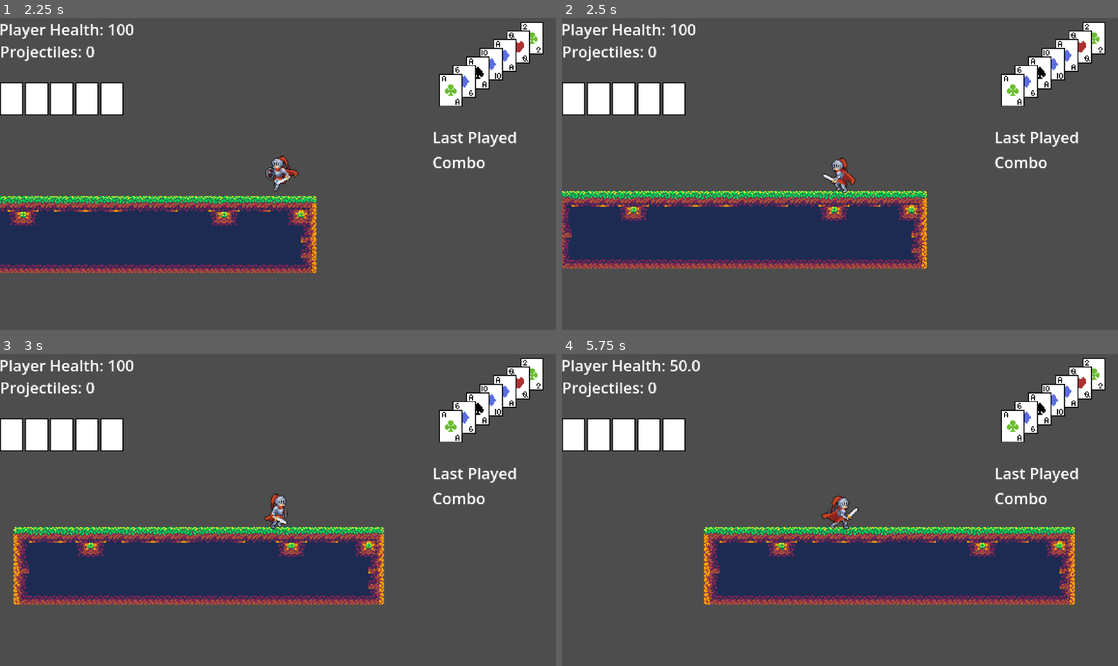
Above: before the commit, frames 1-4 (two rows, left to right).
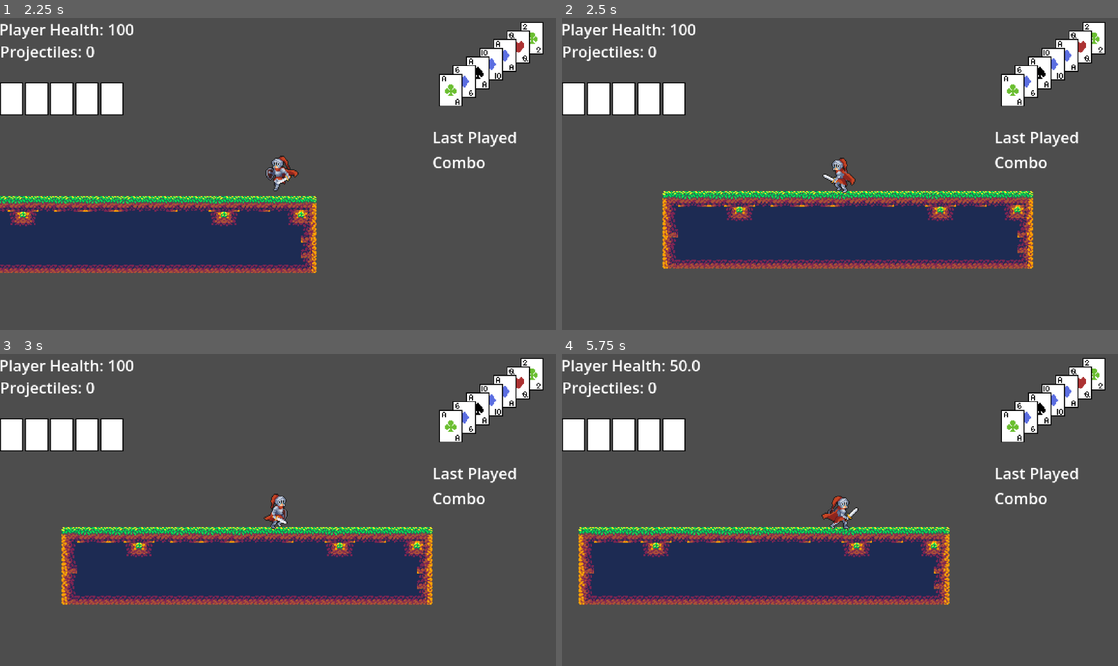
Above: after the commit, the same moments.

Repository: kli007/Bluff-All-In
Game: Godot game, scene res://main.tscn
The game is run twice, just before and just after one commit, with the same random seed, the same clock (stepped at 60 frames per second) and the same inputs.
Inputs (mouse positions are in pixels of both pictures, inside the frame that each line leads up to):
- Up to frame 1 (2.25 s): tap Enter (Showdown) at 0.5 s; move the mouse to (400, 158) at 0.52 s; hold Shift (Burn) 0.53-1.28 s; hold D (Move_Right) 0.53-2.03 s; tap Space (Move_Jump) at 0.77, 1.52 s; click (400, 158) at 0.8 s; move the mouse to (166, 189) at 1.27 s; click (166, 189) at 1.35 s; tap . (Trick) at 1.55 s; move the mouse to (333, 105) at 2.02 s; hold A (Move_Left) from 2.03 s (still down); hold . (Trick) from 2.03 s (still down)
- Up to frame 2 (2.5 s): keep holding A (Move_Left); keep holding . (Trick); tap Caps Lock (Dash, bound only after the commit) at 2.3 s
- Up to frame 3 (3 s): move the mouse to (250, 572) at 2.77 s; release A (Move_Left) at 2.78 s; release . (Trick) at 2.78 s; hold D (Move_Right) from 2.78 s (still down); tap Caps Lock (Dash, bound only after the commit) at 2.85 s
- Up to frame 4 (5.75 s): tap Space (Move_Jump) at 3.02, 3.77, 4.52 s; tap Shift (Burn) at 3.05, 4.35 s; move the mouse to (1006, 556) at 3.52 s; press the mouse at (1006, 556) at 3.53 s; tap , (Attack) at 3.6 s; move the mouse to (673, 463) at 4.27 s; release D (Move_Right) at 4.28 s; release the mouse at (673, 463) at 4.28 s; hold A (Move_Left) 4.28-5.03 s; tap . (Trick) at 4.55 s; move the mouse to (867, 510) at 5.02 s; hold D (Move_Right) from 5.03 s (still down); tap Delete (Delete, bound only before the commit) at 5.1 s; tap Caps Lock (Dash, bound only after the commit) at 5.3 s

Frame 1 is identical in both runs. In frame 2, 13% of the frame differs, in the area x 0-85%, y 55-81%; in frame 3, 9.0%; in frame 4, 15%, in the area x 2-93%, y 55-81%.

Commit message:
reworked burn mechanic
made it so each burn action is a modifier onto a preexisting action, burn dash-dash, burn heal-showdown. burn jump will be reworked to grapple and is linked to trick. Regular dash and double jump will be their own thing. Also weird bug discovered for dashing using controller

Diff:
--- a/Player/Player.tscn
+++ b/Player/Player.tscn
@@ -141,11 +141,9 @@
 [node name="AttackTimer" type="Timer" parent="." unique_id=2107694017]
 
 [node name="DashTimer" type="Timer" parent="." unique_id=25833316]
+wait_time = 0.2
 
 [node name="TrickTimer" type="Timer" parent="." unique_id=1662899448]
 
-[node name="BurnTimer" type="Timer" parent="." unique_id=491267351]
-wait_time = 0.2
-
 [connection signal="animation_finished" from="AnimationPlayer" to="." method="_on_animation_player_animation_finished"]
-[connection signal="timeout" from="BurnTimer" to="." method="_on_burn_timer_timeout"]
+[connection signal="timeout" from="DashTimer" to="." method="_on_dash_timer_timeout"]
--- a/Player/player.gd
+++ b/Player/player.gd
@@ -7,7 +7,7 @@
 @onready var animNode: Node = $AnimationPlayer
 @onready var deckNode: Node = $DeckManager
 @onready var healthNode: Node = $HealthManager
-@onready var burnTime: Node = $BurnTimer
+@onready var dashTime: Node = $DashTimer
 @onready var projNode: Node = $ProjectileManager
 
 @onready var pendNodes: Array = get_node('%HUD/PendCardsControl/PendCards').get_children()
@@ -18,7 +18,8 @@
 var attack: bool = false
 var direction: float
 var lastDirection: float
-var isBurnDashing: bool = false
+var isDashing: bool = false
+var burnActive: bool = false
 
 var isActioning: bool = false
 
@@ -41,7 +42,7 @@
 
 	controls(delta)
 
-	if isBurnDashing:
+	if isDashing:
 		velocity.x = lastDirection * DashSpeed
 	else:
 		if direction and animNode.name != 'Jump':
@@ -102,16 +103,18 @@
 	if anim_name == "Attack_1":
 		attack = false
 
-func _on_burn_timer_timeout() -> void:
-	isBurnDashing = false
-	velocity.x = 0
 
 func respawn(location: Vector2) -> void:
 	position = location
 
 
+func _on_dash_timer_timeout() -> void:
+	isDashing = false
+	velocity.x = 0
+
+
 func controls(deltaTime: float) -> void:
-	if not isBurnDashing:
+	if not isDashing:
 		direction = Input.get_axis("Move_Left", "Move_Right")
 
 	if direction:
@@ -131,40 +134,47 @@
 			isActioning = true
 
 
-		if Input.is_action_just_pressed("Trick") and projNode.projectileCount and not isActioning:
-			projNode.create_projectile(self, lastDirection, global_position)
-			if not projNode.projectileCount:
-				trickCards()
+		if Input.is_action_just_pressed("Trick") and not isActioning:
+			if burnActive and CardData.checkSpace(playedNodes) < MAX_PLAYED_CARDS:
+				burnCards('jump')
+				burnActive = false
+			elif projNode.projectileCount:
+				projNode.create_projectile(self, lastDirection, global_position)
+				if not projNode.projectileCount:
+					trickCards()
 			isActioning = true
-
-		if Input.is_action_pressed("Trick"):
+		if Input.is_action_pressed("Trick") and not burnActive:
 			projNode.reloadProjectiles(deltaTime)
-
-		if Input.is_action_just_released("Trick"):
+		if Input.is_action_just_released("Trick") and not burnActive:
 			projNode.releaseReload()
 
-	if CardData.checkSpace(playedNodes) <= HEAL_BURN_MINIMUM:
-		if Input.is_action_just_pressed("Burn") and Input.is_action_pressed("Temp") and not isActioning:
-			healthNode.changeHealth(30.0)
-			burnCards('heal')
-			isActioning = true
-
-	if CardData.checkSpace(playedNodes) < MAX_PLAYED_CARDS:
-		if Input.is_action_just_pressed("Burn") and not is_on_floor() and not isActioning:
-			velocity.y = jump_velocity
-			burnCards('jump')
-			isActioning = true
-		elif Input.is_action_just_pressed("Burn") and not isActioning:
-			isBurnDashing = true
+	if Input.is_action_pressed('Burn'):
+		burnActive = true
+	elif Input.is_action_just_released('Burn'):
+		burnActive = false
+
+	if Input.is_action_just_pressed("Dash") and not isActioning:
+		if burnActive and CardData.checkSpace(playedNodes) < MAX_PLAYED_CARDS:
 			burnCards('dash')
-			burnTime.start()
-			isActioning = true
-
-	if CardData.checkSpace(playedNodes) < MAX_PLAYED_CARDS:
-		if Input.is_action_just_pressed("Showdown") and not isActioning:
+			burnActive = false
+		isDashing = true
+		dashTime.start()
+		isActioning = true
+
+	'''velocity.y = jump_velocity
+	burnCards('jump')
+	isActioning = true rework double jump later'''
+
+	if Input.is_action_just_pressed("Showdown") and not isActioning:
+		if burnActive:
+			if CardData.checkSpace(playedNodes) <= HEAL_BURN_MINIMUM:
+				healthNode.changeHealth(30.0)
+				burnCards('heal')
+				burnActive = false
+		elif CardData.checkSpace(playedNodes) < MAX_PLAYED_CARDS:
 			deckNode.checkHand(playedNodes)
 			showdownPlayedCards()
-			isActioning = true
+		isActioning = true
 
 	if Input.is_action_pressed("DeleteHealthDebug"):
 		healthNode.changeHealth(-1.0)
--- a/Save/savegame.tres
+++ b/Save/savegame.tres
@@ -4,42 +4,43 @@
 
 [resource]
 script = ExtResource("1_seo37")
-player_location = Vector2(192.38516, 36.955273)
-current_deck = ["Hearts4", "Spades10", "Diamonds7", "Clubs2", "ClubsJ", "Clubs9", "SpadesJ", "Hearts8", "ClubsQ", "Clubs6", "Spades9", "Diamonds2", "HeartsQ", "Spades5", "SpadesQ", "Clubs4", "DiamondsQ", "ClubsA", "Spades4", "Hearts2", "Diamonds6", "DiamondsK", "Hearts6", "HeartsJ", "HeartsK", "Hearts10", "DiamondsJ", "ClubsK", "Clubs7", "Diamonds4", "Clubs5"]
+player_health = 50.0
+player_location = Vector2(107.23987, 36.956413)
+current_deck = ["Hearts4", "Hearts3", "ClubsK", "ClubsA", "Spades5", "Diamonds2", "Diamonds10", "Diamonds7", "Hearts8", "Spades10", "Diamonds3", "HeartsA", "SpadesQ", "Clubs3", "DiamondsQ", "Spades3", "DiamondsJ", "Clubs7", "Hearts9", "Clubs5", "Spades4"]
 pend_cards = [{
-"rank": "10",
-"suit": "Clubs"
+"rank": "7",
+"suit": "Hearts"
 }, {
 "rank": "A",
 "suit": "Spades"
 }, {
-"rank": "6",
-"suit": "Spades"
-}, {
-"rank": "3",
-"suit": "Diamonds"
-}, {
-"rank": "3",
-"suit": "Spades"
-}, {
-"rank": "K",
-"suit": "Spades"
-}, {
-"rank": "7",
-"suit": "Hearts"
-}]
-played_cards = [{
-"rank": "10",
-"suit": "Hearts"
-}, {
-"rank": "9",
-"suit": "Hearts"
-}, {
 "rank": "J",
 "suit": "Hearts"
 }, {
-"rank": "8",
-"suit": "Hearts"
+"rank": "2",
+"suit": "Spades"
+}, {
+"rank": "9",
+"suit": "Diamonds"
+}, {
+"rank": "7",
+"suit": "Spades"
+}, {
+"rank": "J",
+"suit": "Clubs"
+}]
+played_cards = [{
+"rank": "",
+"suit": ""
+}, {
+"rank": "",
+"suit": ""
+}, {
+"rank": "",
+"suit": ""
+}, {
+"rank": "",
+"suit": ""
 }, {
 "rank": "",
 "suit": ""
--- a/main.tscn
+++ b/main.tscn
@@ -17,9 +17,6 @@
 
 [node name="Player" parent="." unique_id=789404969 instance=ExtResource("2_0xm2m")]
 position = Vector2(99, 16)
-speed = null
-DashSpeed = null
-jump_velocity = null
 
 [node name="RemoteTransform2D" type="RemoteTransform2D" parent="Player" unique_id=226148389]
 remote_path = NodePath("../../Camera2D")
--- a/project.godot
+++ b/project.godot
@@ -33,36 +33,43 @@
 Move_Left={
 "deadzone": 0.2,
 "events": [Object(InputEventKey,"resource_local_to_scene":false,"resource_name":"","device":-1,"window_id":0,"alt_press …(191 unchanged characters)…
+, Object(InputEventJoypadMotion,"resource_local_to_scene":false,"resource_name":"","device":-1,"axis":0,"axis_value":-1.0,"script":null)
 ]
 }
 Move_Right={
 "deadzone": 0.2,
 "events": [Object(InputEventKey,"resource_local_to_scene":false,"resource_name":"","device":-1,"window_id":0,"alt_press …(192 unchanged characters)…
+, Object(InputEventJoypadMotion,"resource_local_to_scene":false,"resource_name":"","device":-1,"axis":0,"axis_value":1.0,"script":null)
 ]
 }
 Move_Jump={
 "deadzone": 0.2,
 "events": [Object(InputEventKey,"resource_local_to_scene":false,"resource_name":"","device":-1,"window_id":0,"alt_press …(191 unchanged characters)…
+, Object(InputEventJoypadButton,"resource_local_to_scene":false,"resource_name":"","device":-1,"button_index":0,"pressure":0.0,"pressed":true,"script":null)
 ]
 }
 Attack={
 "deadzone": 0.2,
 "events": [Object(InputEventKey,"resource_local_to_scene":false,"resource_name":"","device":-1,"window_id":0,"alt_press …(191 unchanged characters)…
+, Object(InputEventJoypadButton,"resource_local_to_scene":false,"resource_name":"","device":-1,"button_index":2,"pressure":0.0,"pressed":true,"script":null)
 ]
 }
 Trick={
 "deadzone": 0.2,
 "events": [Object(InputEventKey,"resource_local_to_scene":false,"resource_name":"","device":-1,"window_id":0,"alt_press …(191 unchanged characters)…
+, Object(InputEventJoypadButton,"resource_local_to_scene":false,"resource_name":"","device":-1,"button_index":3,"pressure":0.0,"pressed":true,"script":null)
 ]
 }
 Burn={
 "deadzone": 0.2,
 "events": [Object(InputEventKey,"resource_local_to_scene":false,"resource_name":"","device":-1,"window_id":0,"alt_press …(195 unchanged characters)…
+, Object(InputEventJoypadMotion,"resource_local_to_scene":false,"resource_name":"","device":-1,"axis":4,"axis_value":1.0,"script":null)
 ]
 }
 Showdown={
 "deadzone": 0.2,
 "events": [Object(InputEventKey,"resource_local_to_scene":false,"resource_name":"","device":-1,"window_id":0,"alt_press …(195 unchanged characters)…
+, Object(InputEventJoypadButton,"resource_local_to_scene":false,"resource_name":"","device":-1,"button_index":1,"pressure":0.0,"pressed":true,"script":null)
 ]
 }
 Combo={
@@ -76,22 +83,32 @@
 }
 Delete={
 "deadzone": 0.2,
-"events": [Object(InputEventKey,"resource_local_to_scene":false,"resource_name":"","device":-1,"window_id":0,"alt_pressed":false,"shift_pressed":false,"ctrl_pressed":false,"meta_pressed":false,"pressed":false,"keycode":0,"physical_keycode":4194312,"key_label":0,"unicode":0,"location":0,"echo":false,"script":null)
+"events": [Object(InputEventJoypadButton,"resource_local_to_scene":false,"resource_name":"","device":-1,"button_index":4,"pressure":0.0,"pressed":true,"script":null)
+, Object(InputEventJoypadButton,"resource_local_to_scene":false,"resource_name":"","device":-1,"button_index":7,"pressure":0.0,"pressed":true,"script":null)
 ]
 }
 DeleteHealthDebug={
 "deadzone": 0.2,
 "events": [Object(InputEventKey,"resource_local_to_scene":false,"resource_name":"","device":-1,"window_id":0,"alt_press …(189 unchanged characters)…
+, Object(InputEventJoypadButton,"resource_local_to_scene":false,"resource_name":"","device":-1,"button_index":8,"pressure":0.0,"pressed":true,"script":null)
 ]
 }
 "Save Game"={
 "deadzone": 0.2,
 "events": [Object(InputEventKey,"resource_local_to_scene":false,"resource_name":"","device":-1,"window_id":0,"alt_press …(189 unchanged characters)…
+, Object(InputEventJoypadButton,"resource_local_to_scene":false,"resource_name":"","device":-1,"button_index":6,"pressure":0.0,"pressed":true,"script":null)
 ]
 }
 "Load Game"={
 "deadzone": 0.2,
 "events": [Object(InputEventKey,"resource_local_to_scene":false,"resource_name":"","device":-1,"window_id":0,"alt_press …(189 unchanged characters)…
+, Object(InputEventJoypadButton,"resource_local_to_scene":false,"resource_name":"","device":-1,"button_index":4,"pressure":0.0,"pressed":true,"script":null)
+]
+}
+Dash={
+"deadzone": 0.2,
+"events": [Object(InputEventJoypadButton,"resource_local_to_scene":false,"resource_name":"","device":-1,"button_index":10,"pressure":0.0,"pressed":true,"script":null)
+, Object(InputEventKey,"resource_local_to_scene":false,"resource_name":"","device":-1,"window_id":0,"alt_pressed":false,"shift_pressed":false,"ctrl_pressed":false,"meta_pressed":false,"pressed":false,"keycode":0,"physical_keycode":4194329,"key_label":0,"unicode":0,"location":0,"echo":false,"script":null)
 ]
 }
 
